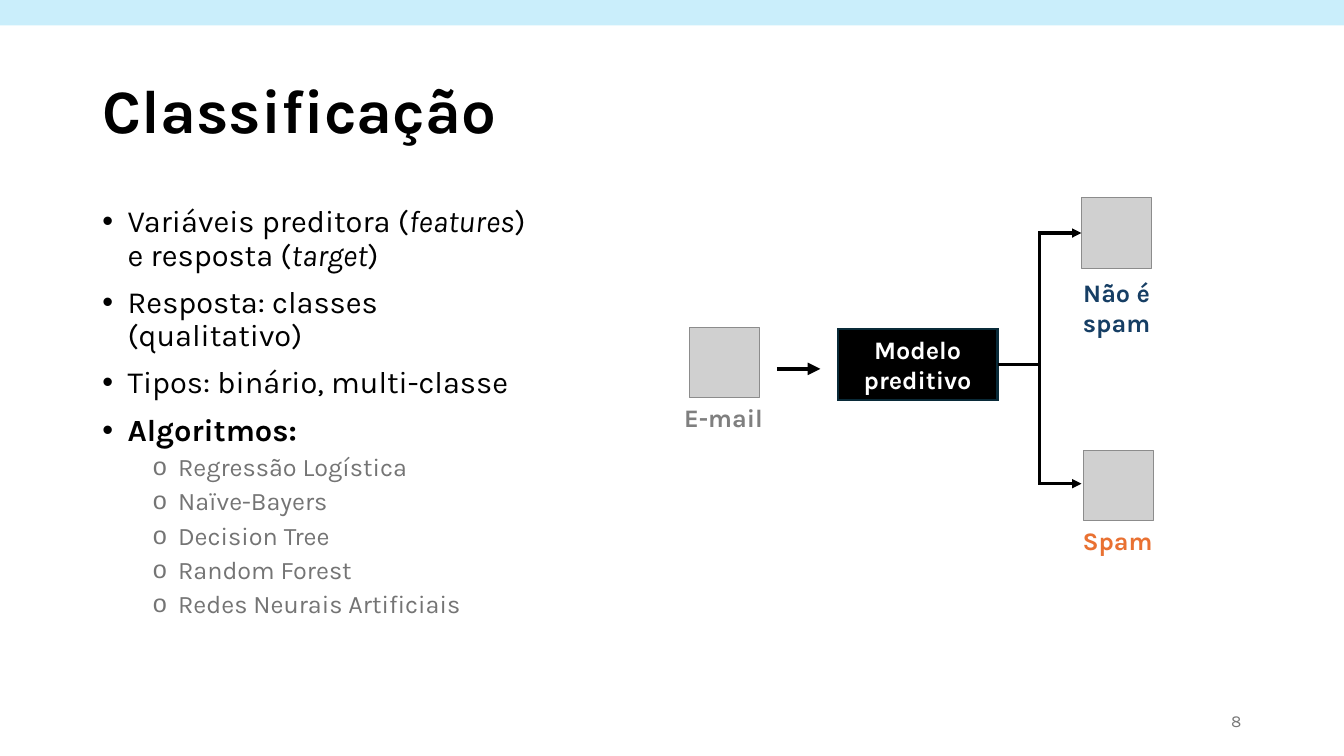
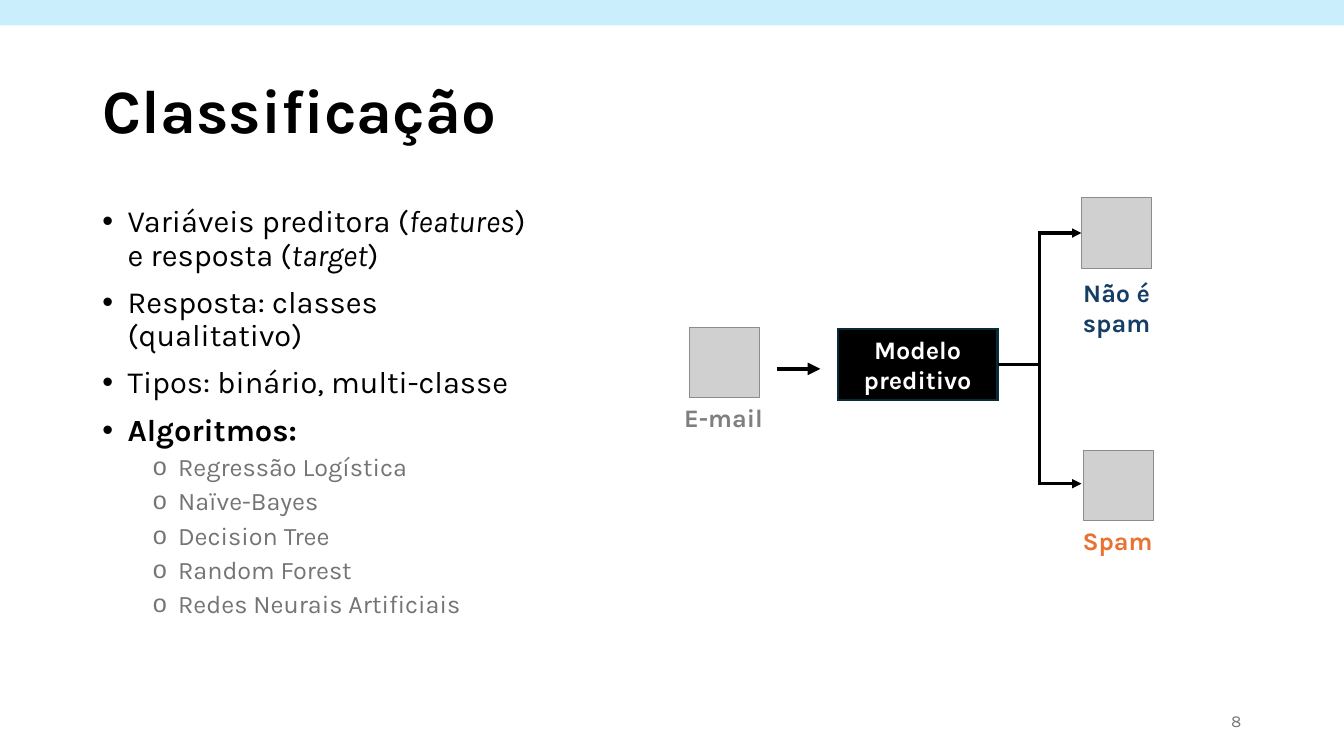
Before and after one commit to OviedoVR/ML_especializacao_2025, a slide deck: slide 8 of assets/ppt/MachineLearning_Teoria.pptx. Drawn at 1344x756 pixels with LibreOffice and Linux fonts; fonts in the diff are those of the drawing; grey boxes stand for pictures. Boxes give left, top, right and bottom in pixels: in the first picture for what was removed or moved away, otherwise in the second. Text is boxed around its words. In the diff, an @@ line names an element or a change of style, - is before the commit and + after.

```diff
--- a/assets/ppt/MachineLearning_Teoria.pptx
+++ b/assets/ppt/MachineLearning_Teoria.pptx
@@ text at box(178, 493, 318, 516): text changed @@
-  o Naïve-Bayers
+  o Naïve-Bayes
```
Also in this commit, not shown: 1 other slide changed, 1 other file.
